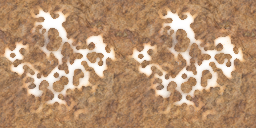
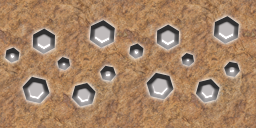
Layered file, before and after one edit (256px x 128px). Changes by layer:
added group "Silver" (1st of 2) with 1 layers above "Aluminium" over (5, 16, 240, 107)
added layer "Silver" (2nd of 2, in "Silver") in group "Silver" over (5, 16, 240, 107)
hid group "Nitrates" (3 layers) over (0, 0, 256, 128)
